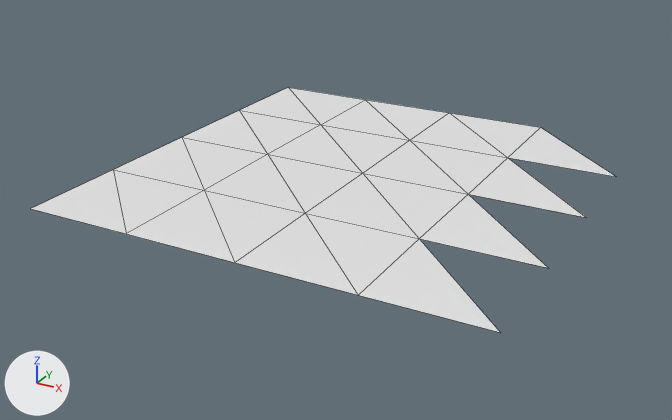
One commit to the OBJ model models/areas/town_risen/rot_1_0.obj: the scene before it, then after it.
The view is the same before and after, from a camera (50 mm lens) standing at (52.36, -48.89, 16.67) and looking at (32.21, -12.26, -1.65). The axes (+X, +Y, +Z) are drawn at lower left. The lights are the same throughout. The picture after the commit comes second. Mesh edges are drawn as thin lines. Where no turn or scale is listed for an object, it has been applied to the vertices. Vertices at exactly the same position are counted once.

The first picture shows 'rot_1_0'.
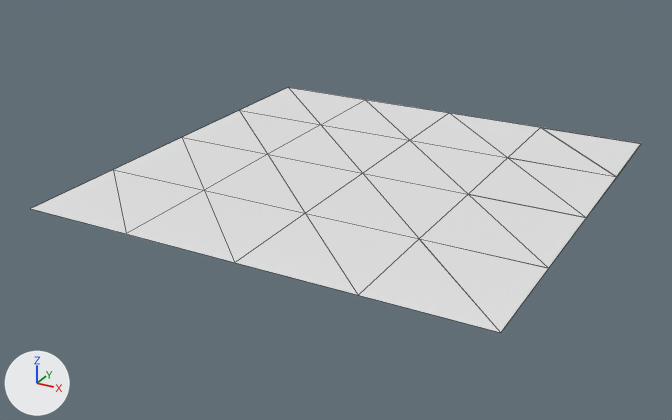
Location of each change, (x1, y1, x2, y2) in pixels of the pictures (672 x 420 px):
'rot_1_0', reshaped
    before: (31, 87, 616, 332)
    after: (31, 87, 641, 333)
part 1 of me_rot_1_0, added
    after: (420, 128, 641, 333)

Diff of the bpy script that builds the scene:
```diff
--- a/models/areas/town_risen/rot_1_0.obj.py
+++ b/models/areas/town_risen/rot_1_0.obj.py
@@ me_rot_1_0 @@
 # used by ob_rot_1_0; location = (0.0, 0.0, 0.0)
 # verts and faces of me_rot_1_0; kept vertices keep their numbers, new ones are numbered from 24
 # before: 9 (38.5, -5.5, 0.0) at pixel (507, 157), 10 (38.5, 0.0, 0.0) at pixel (540, 127), 11 (44.0, -5.5, 0.0) at pixel (616, 176), 12 (38.5, -11.0, 0.0) at pixel (468, 194), 13 (44.0, -11.0, 0.0) at pixel (586, 217)
 # before: 20 (38.5, -16.5, 0.0) at pixel (419, 238), 21 (44.0, -16.5, 0.0) at pixel (548, 268), 23 (44.0, -22.0, 0.0) at pixel (500, 332)
-me_rot_1_0.from_pydata(...)  # 24 vertices, 28 faces; spans x 22.0..44.0, y -22.0..0.0, z 0.0
+me_rot_1_0.from_pydata(...)  # 34 vertices, 36 faces; spans x 22.0..44.0, y -22.0..0.0, z 0.0
+# me_rot_1_0 part 1
+verts[24] = (38.5, 0.0, 0.0)  # pixel (540, 127)
+verts[25] = (38.5, -5.5, 0.0)  # pixel (507, 157)
+verts[26] = (38.5, -11.0, 0.0)  # pixel (468, 194)
+verts[27] = (38.5, -16.5, 0.0)  # pixel (419, 239)
+for new, old in zip([*range(28, 33)], [10, *range(24, 28)]): verts[new] = verts[old] + (5.5, 0.0, 0.0)
+verts[33] = (44.0, -22.0, 0.0)  # pixel (500, 332)
+faces += [(10, 11, 28), (9, 13, 11), (12, 21, 13), (20, 23, 21), (24, 29, 30), (25, 30, 31)]
+faces += [(26, 31, 32), (27, 32, 33)]
```
